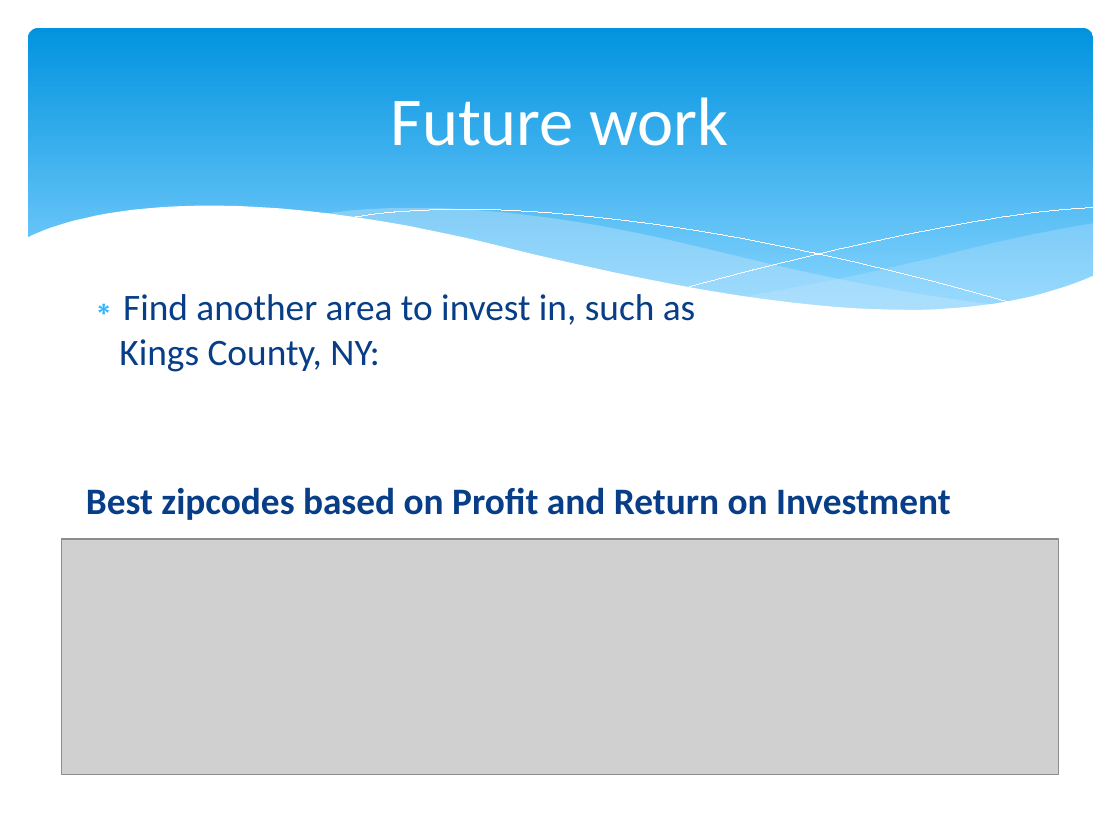
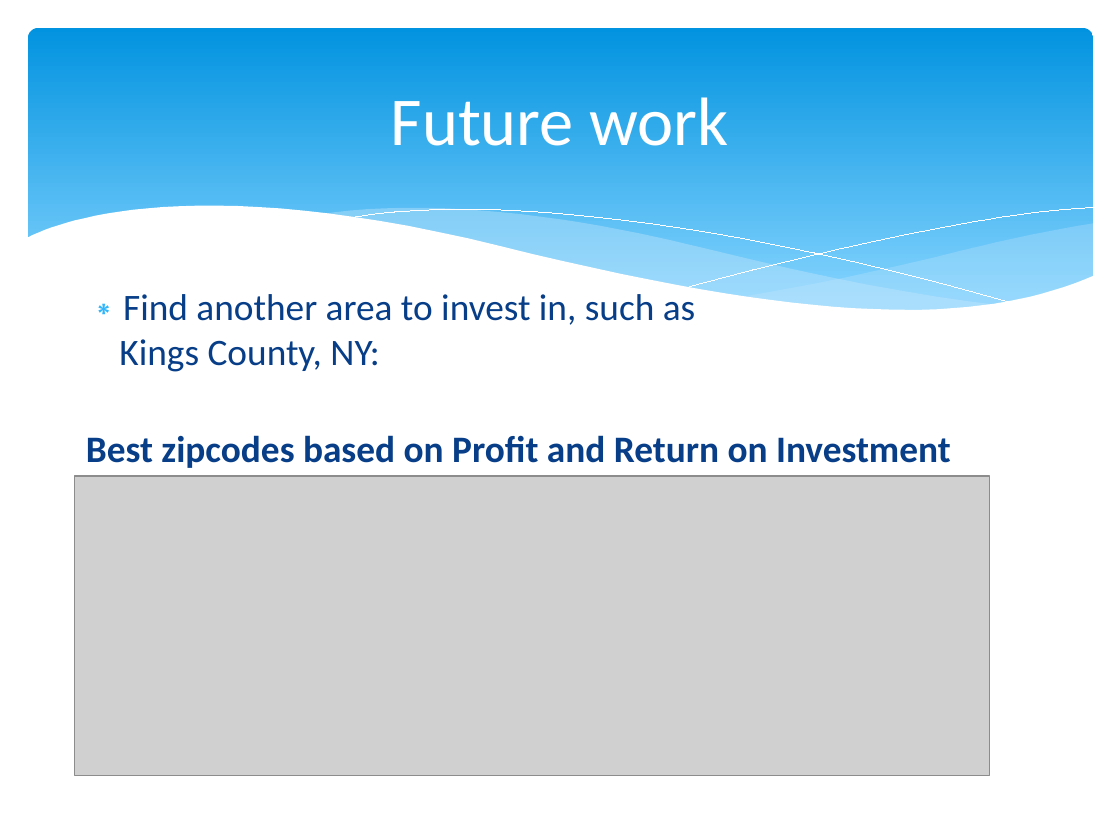
Before and after one commit to lraichik/Predicting-average-real-estate-prices-by-zipcode, a slide deck: slide 6 of Time Series Predictions.pptx. Drawn at 1120x840 pixels with LibreOffice and Linux fonts; fonts in the diff are those of the drawing; grey boxes stand for pictures. Boxes give left, top, right and bottom in pixels: in the first picture for what was removed or moved away, otherwise in the second. Text is boxed around its words. In the diff, an @@ line names an element or a change of style, - is before the commit and + after.

```diff
--- a/Time Series Predictions.pptx
+++ b/Time Series Predictions.pptx
@@ text "Find another area to invest ..." rewrapped from <box>86,294,951,520</box> to <box>86,294,951,468</box> @@
@@ picture: place and size @@
-picture at <box>62,539,1060,774</box>
+picture at <box>75,476,990,775</box>
```
Also in this commit, not shown: 2 other slides changed, 3 other files.
